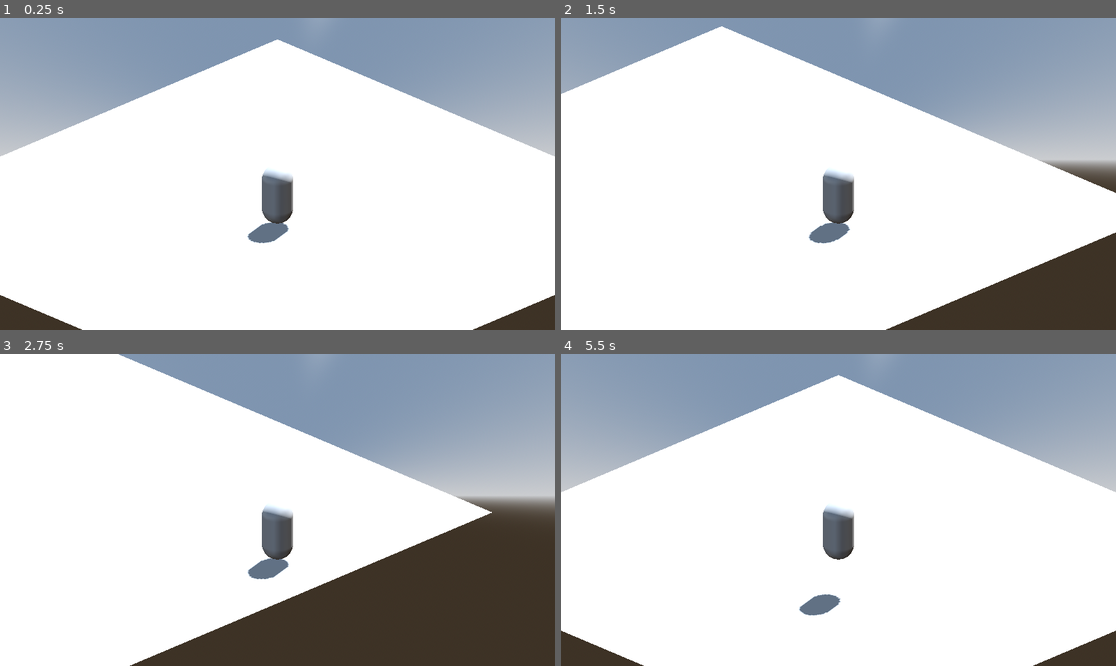
Above: before the commit, frames 1-4 (two rows, left to right).
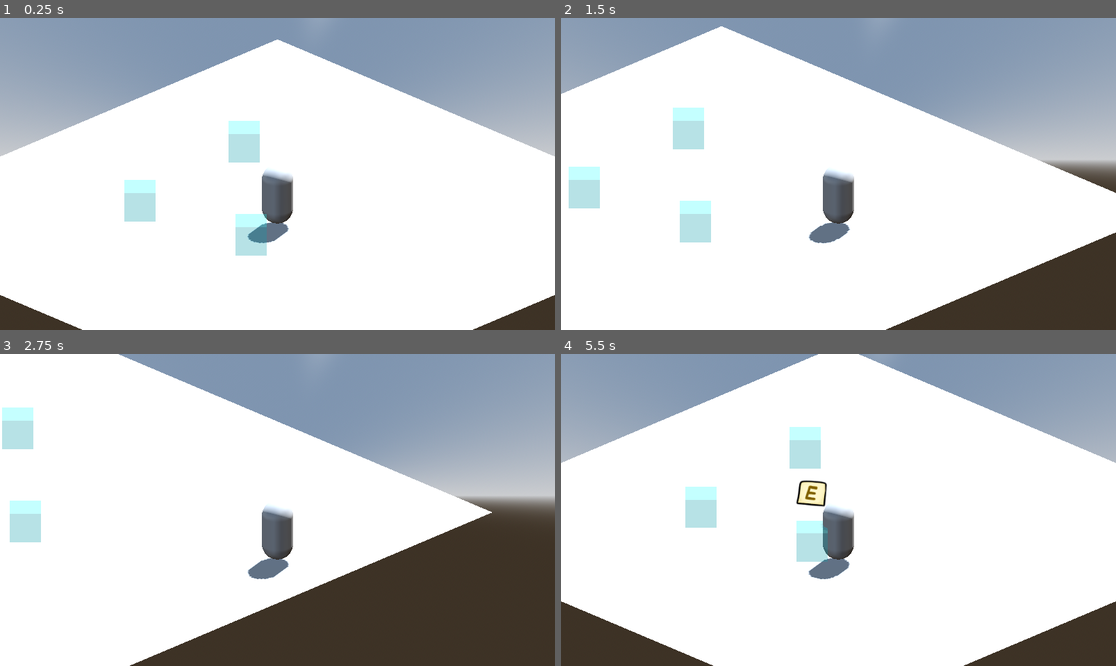
Above: after the commit, the same moments.

Repository: Ian-Perez-Bunuel/Dingle-Project
Game: Godot game, scene res://Scenes/world.tscn
The game is run twice, just before and just after one commit, with the same random seed, the same clock (stepped at 60 frames per second) and the same inputs.
Inputs:
- Up to frame 1 (0.25 s): no input
- Up to frame 2 (1.5 s): tap Enter (ui_accept) at 0.5, 0.6, 0.77, 1.07, 1.35 s; hold Right (ui_right) 0.53-1.28 s; hold Down (ui_down) from 1.28 s (still down)
- Up to frame 3 (2.75 s): tap Enter (ui_accept) at 1.52, 1.82, 2.1 s; release Down (ui_down) at 2.03 s; hold Right (ui_right) from 2.03 s (still down)
- Up to frame 4 (5.5 s): release Right (ui_right) at 2.78 s; hold Up (ui_up) 2.78-3.53 s; tap Enter (ui_accept) at 2.85, 3.02, 3.32, 3.6, 3.77, 4.07, 4.35, 4.52, 4.82, 5.1 s; hold Left (ui_left) 3.53-5.03 s; hold Down (ui_down) from 5.03 s (still down)

The runs differ from the first frame. In frame 1, 2.3% of the frame differs, in the area x 22-49%, y 32-77%; in frame 2, 2.3%; in frame 3, 1.5%; in frame 4, 17%, in the area x 0-100%, y 0-100%.

Commit message:
Added interactions

Diff:
--- a/dingle-project-real/Scenes/CharacterController.gd
+++ b/dingle-project-real/Scenes/CharacterController.gd
@@ -1,18 +1,12 @@
 extends CharacterBody3D
-
 
 const SPEED = 5.0
 const JUMP_VELOCITY = 4.5
-
 
 func _physics_process(delta: float) -> void:
 	# Add the gravity.
 	if not is_on_floor():
 		velocity += get_gravity() * delta
-
-	# Handle jump.
-	if Input.is_action_just_pressed("ui_accept") and is_on_floor():
-		velocity.y = JUMP_VELOCITY
 
 	# Get the input direction and handle the movement/deceleration.
 	# As good practice, you should replace UI actions with custom gameplay actions.
--- /dev/null
+++ b/dingle-project-real/Scenes/interaction_box.tscn
@@ -0,0 +1,32 @@
+[gd_scene load_steps=6 format=3 uid="uid://bjooqpqmpiw7u"]
+
+[ext_resource type="Script" uid="uid://cmc55tgevkblt" path="res://Scripts/interactable.gd" id="1_b6m3o"]
+[ext_resource type="Texture2D" uid="uid://cucog04env4xc" path="res://Assets/ui_key.png" id="2_tijgc"]
+
+[sub_resource type="StandardMaterial3D" id="StandardMaterial3D_a02cp"]
+transparency = 1
+albedo_color = Color(0, 1, 1, 0.29411766)
+
+[sub_resource type="BoxMesh" id="BoxMesh_go701"]
+material = SubResource("StandardMaterial3D_a02cp")
+
+[sub_resource type="ConvexPolygonShape3D" id="ConvexPolygonShape3D_5a7ea"]
+points = PackedVector3Array(-0.5, -0.5, -0.5, 0.5, 0.5, 0.5, 0.5, -0.5, 0.5, 0.5, 0.5, -0.5, -0.5, 0.5, 0.5, 0.5, -0.5, -0.5, -0.5, -0.5, 0.5, -0.5, 0.5, -0.5)
+
+[node name="InteractionBox" type="Area3D" node_paths=PackedStringArray("interactionUI")]
+collision_mask = 128
+script = ExtResource("1_b6m3o")
+interactionUI = NodePath("Sprite3D")
+
+[node name="MeshInstance3D" type="MeshInstance3D" parent="."]
+transform = Transform3D(1, 0, 0, 0, 1, 0, 0, 0, 1, 0, 0.689, 0)
+mesh = SubResource("BoxMesh_go701")
+
+[node name="CollisionShape3D" type="CollisionShape3D" parent="."]
+transform = Transform3D(1, 0, 0, 0, 1, 0, 0, 0, 1, 0, 0.689, 0)
+shape = SubResource("ConvexPolygonShape3D_5a7ea")
+
+[node name="Sprite3D" type="Sprite3D" parent="."]
+transform = Transform3D(0.5, 0, 0, 0, 0.5, 0, 0, 0, 0.5, 0, 2.4, 0)
+billboard = 1
+texture = ExtResource("2_tijgc")
--- a/dingle-project-real/Scenes/world.tscn
+++ b/dingle-project-real/Scenes/world.tscn
@@ -1,6 +1,7 @@
-[gd_scene load_steps=9 format=3 uid="uid://iysllbq6upr7"]
+[gd_scene load_steps=10 format=3 uid="uid://iysllbq6upr7"]
 
 [ext_resource type="Script" uid="uid://sm1smey5c01l" path="res://Scenes/CharacterController.gd" id="1_a02cp"]
+[ext_resource type="PackedScene" uid="uid://bjooqpqmpiw7u" path="res://Scenes/interaction_box.tscn" id="2_go701"]
 
 [sub_resource type="ProceduralSkyMaterial" id="ProceduralSkyMaterial_go701"]
 sky_horizon_color = Color(0.66224277, 0.6717428, 0.6867428, 1)
@@ -34,31 +35,42 @@
 [node name="WorldEnvironment" type="WorldEnvironment" parent="."]
 environment = SubResource("Environment_8j60k")
 
-[node name="CharacterBody3D" type="CharacterBody3D" parent="."]
+[node name="Player" type="CharacterBody3D" parent="."]
+collision_layer = 129
 script = ExtResource("1_a02cp")
 
-[node name="Mesh" type="MeshInstance3D" parent="CharacterBody3D"]
+[node name="Mesh" type="MeshInstance3D" parent="Player"]
 transform = Transform3D(1, 0, 0, 0, 1, 0, 0, 0, 1, 0, 1, 0)
 mesh = SubResource("CapsuleMesh_fo5ed")
 
-[node name="CollisionShape3D" type="CollisionShape3D" parent="CharacterBody3D"]
+[node name="CollisionShape3D" type="CollisionShape3D" parent="Player"]
 transform = Transform3D(1, 0, 0, 0, 1, 0, 0, 0, 1, 0, 1, 0)
 shape = SubResource("ConvexPolygonShape3D_5ukr8")
 
-[node name="Pivot" type="Node3D" parent="CharacterBody3D"]
+[node name="Pivot" type="Node3D" parent="Player"]
 transform = Transform3D(1, 0, 0, 0, 1, 0, 0, 0, 1, 0, 1.7295505, 0)
 
-[node name="Camera3D" type="Camera3D" parent="CharacterBody3D/Pivot"]
+[node name="Camera3D" type="Camera3D" parent="Player/Pivot"]
 transform = Transform3D(1, 0, 0, 0, 0.90630776, 0.42261827, 0, -0.42261827, 0.90630776, 0, 3, 6.5)
 projection = 1
 size = 10.0
 far = 150.0
 
-[node name="StaticBody3D" type="StaticBody3D" parent="."]
+[node name="Floor" type="StaticBody3D" parent="."]
 
-[node name="MeshInstance3D" type="MeshInstance3D" parent="StaticBody3D"]
+[node name="MeshInstance3D" type="MeshInstance3D" parent="Floor"]
 transform = Transform3D(0.70710677, 0, 0.70710677, 0, 1, 0, -0.70710677, 0, 0.70710677, 0, 0, 0)
 mesh = SubResource("PlaneMesh_a02cp")
 
-[node name="CollisionShape3D" type="CollisionShape3D" parent="StaticBody3D"]
-shape = SubResource("ConvexPolygonShape3D_go701")
+[node name="CollisionShape3D" type="CollisionShape3D" parent="Floor"]
+transform = Transform3D(0.70710677, 0, 0.70710677, 0, 1, 0, -0.70710677, 0, 0.70710677, 0, 0, 0)
+shape = SubResource("ConvexPolygonShape3D_a02cp")
+
+[node name="InteractionBox" parent="." instance=ExtResource("2_go701")]
+transform = Transform3D(1, 0, 0, 0, 1, 0, 0, 0, 1, -0.8387604, 0.15866852, 2.5013564)
+
+[node name="InteractionBox2" parent="." instance=ExtResource("2_go701")]
+transform = Transform3D(1, 0, 0, 0, 1, 0, 0, 0, 1, -4.399746, 0.15866804, -0.075871706)
+
+[node name="InteractionBox3" parent="." instance=ExtResource("2_go701")]
+transform = Transform3D(1, 0, 0, 0, 1, 0, 0, 0, 1, -1.0698885, 0.15866828, -4.566354)
--- /dev/null
+++ b/dingle-project-real/Scripts/interactable.gd
@@ -0,0 +1,36 @@
+extends Area3D
+class_name Interactable
+
+@export var promptMessage := "Interact"
+@export var interactionUI: Sprite3D
+var player_inside := false
+
+signal interacted
+
+func _ready() -> void:
+	if interactionUI == null:
+		interactionUI = get_node_or_null("Sprite3D")
+	if interactionUI:
+		interactionUI.visible = false
+
+	body_entered.connect(_on_body_entered)
+	body_exited.connect(_on_body_exited)
+
+func _process(delta: float) -> void:
+	if player_inside && Input.is_action_just_pressed("ui_accept"):
+		interact()
+
+func _on_body_entered(body: Node) -> void:
+	if interactionUI:
+		interactionUI.visible = true
+	player_inside = true
+
+func _on_body_exited(body: Node) -> void:
+	if interactionUI:
+		interactionUI.visible = false
+	player_inside = false
+
+
+func interact():
+	interacted.emit()
+	print("Basic Interact - Please link to a function")
--- a/dingle-project-real/project.godot
+++ b/dingle-project-real/project.godot
@@ -17,6 +17,14 @@
 
 [input]
 
+ui_accept={
+"deadzone": 0.5,
+"events": [Object(InputEventKey,"resource_local_to_scene":false,"resource_name":"","device":0,"window_id":0,"alt_pressed":false,"shift_pressed":false,"ctrl_pressed":false,"meta_pressed":false,"pressed":false,"keycode":4194309,"physical_keycode":0,"key_label":0,"unicode":0,"location":0,"echo":false,"script":null)
+, Object(InputEventKey,"resource_local_to_scene":false,"resource_name":"","device":0,"window_id":0,"alt_pressed":false,"shift_pressed":false,"ctrl_pressed":false,"meta_pressed":false,"pressed":false,"keycode":4194310,"physical_keycode":0,"key_label":0,"unicode":0,"location":0,"echo":false,"script":null)
+, Object(InputEventKey,"resource_local_to_scene":false,"resource_name":"","device":0,"window_id":0,"alt_pressed":false,"shift_pressed":false,"ctrl_pressed":false,"meta_pressed":false,"pressed":false,"keycode":32,"physical_keycode":0,"key_label":0,"unicode":32,"location":0,"echo":false,"script":null)
+, Object(InputEventKey,"resource_local_to_scene":false,"resource_name":"","device":-1,"window_id":0,"alt_pressed":false,"shift_pressed":false,"ctrl_pressed":false,"meta_pressed":false,"pressed":false,"keycode":0,"physical_keycode":69,"key_label":0,"unicode":101,"location":0,"echo":false,"script":null)
+]
+}
 ui_left={
 "deadzone": 0.5,
 "events": [Object(InputEventKey,"resource_local_to_scene":false,"resource_name":"","device":0,"window_id":0,"alt_presse …(194 unchanged characters)…
Binary file added: dingle-project-real/Assets/ui_key.png
Not shown, added: dingle-project-real/Assets/ui_key.png.import
Not shown: 1 places in dingle-project-real/Scenes/world.tscn that only renumber resources
Not shown, added: dingle-project-real/Scripts/interactable.gd.uid
